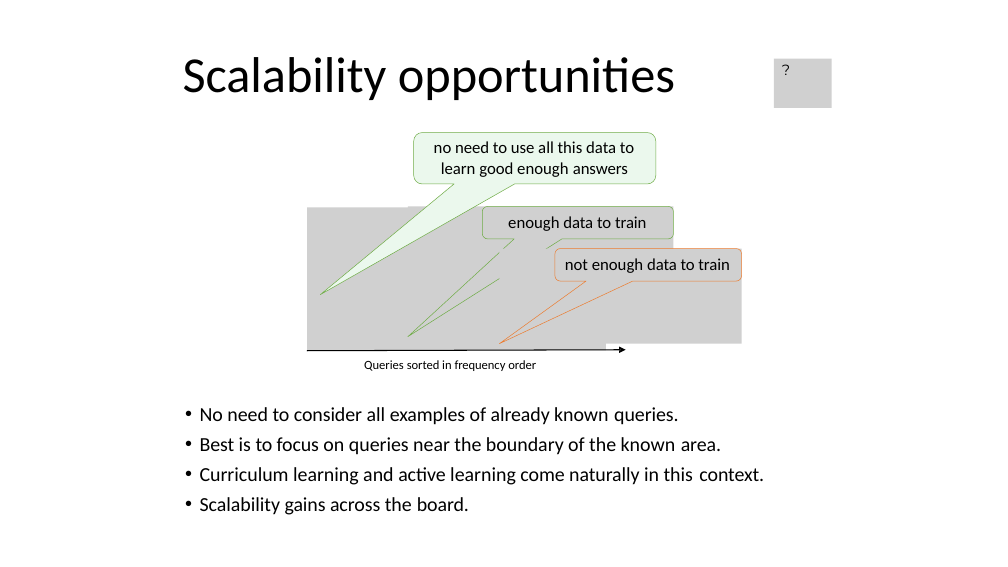
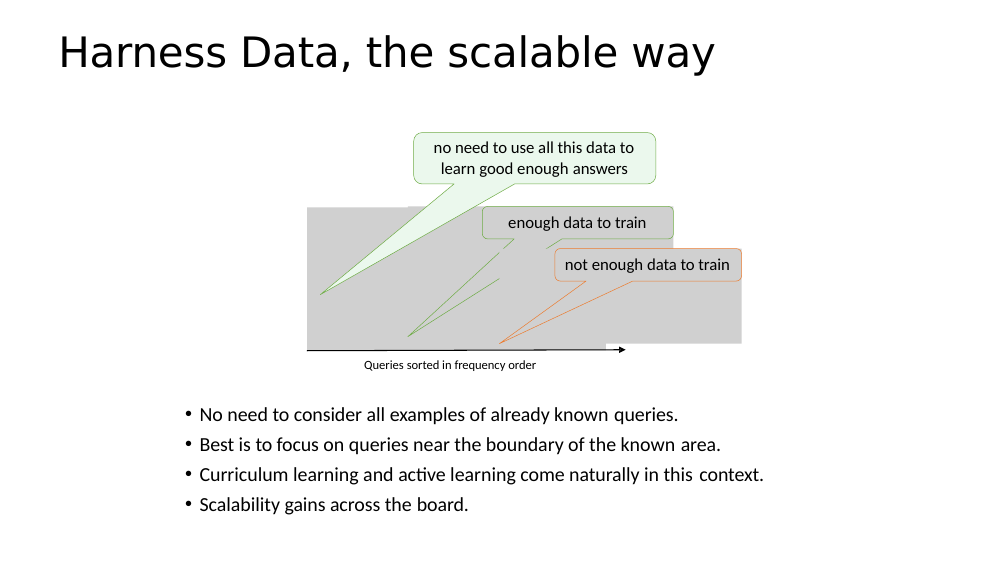
Before and after one commit to criteo-research/master-iasd, a slide deck: slide 29 of module3/session1/class1-part1-introduction.pptx (slide 33 before the commit). Drawn at 1008x567 pixels with LibreOffice and Linux fonts; fonts in the diff are those of the drawing; grey boxes stand for pictures. Boxes give left, top, right and bottom in pixels: in the first picture for what was removed or moved away, otherwise in the second. Text is boxed around its words. In the diff, an @@ line names an element or a change of style, - is before the commit and + after.

```diff
--- a/module3/session1/class1-part1-introduction.pptx
+++ b/module3/session1/class1-part1-introduction.pptx
@@ text added at bbox=[58, 35, 715, 76], 40 pt, text #000000 @@
+Harness Data, the scalable way
@@ title removed at bbox=[183, 57, 675, 100] @@
-Scalability opportunities
@@ picture removed at bbox=[774, 59, 831, 108] @@
@@ text removed at bbox=[781, 60, 792, 79] @@
-?
```
Also in this commit, not shown: 8 other slides changed, 10 slides added, 14 slides removed, 3 other files.
